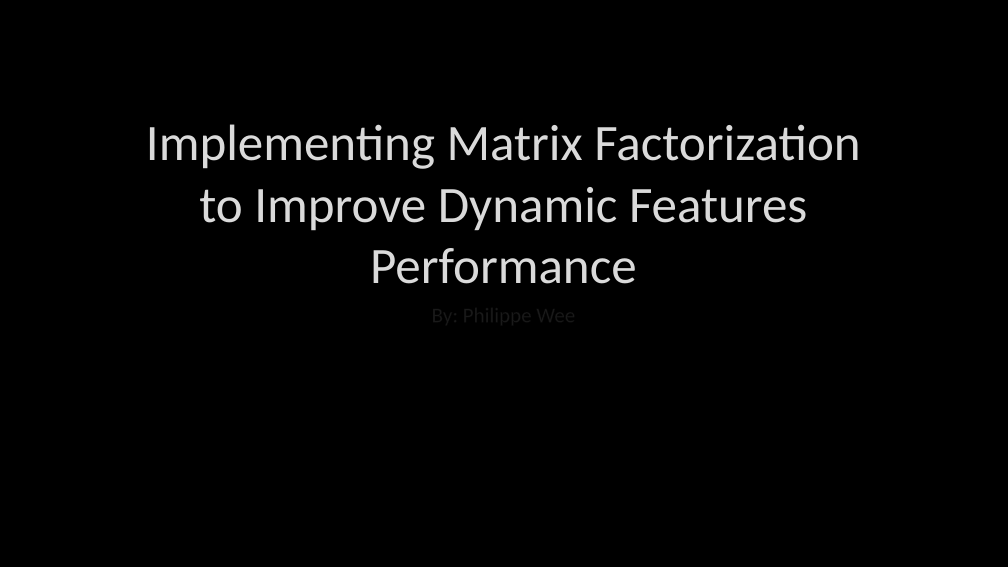
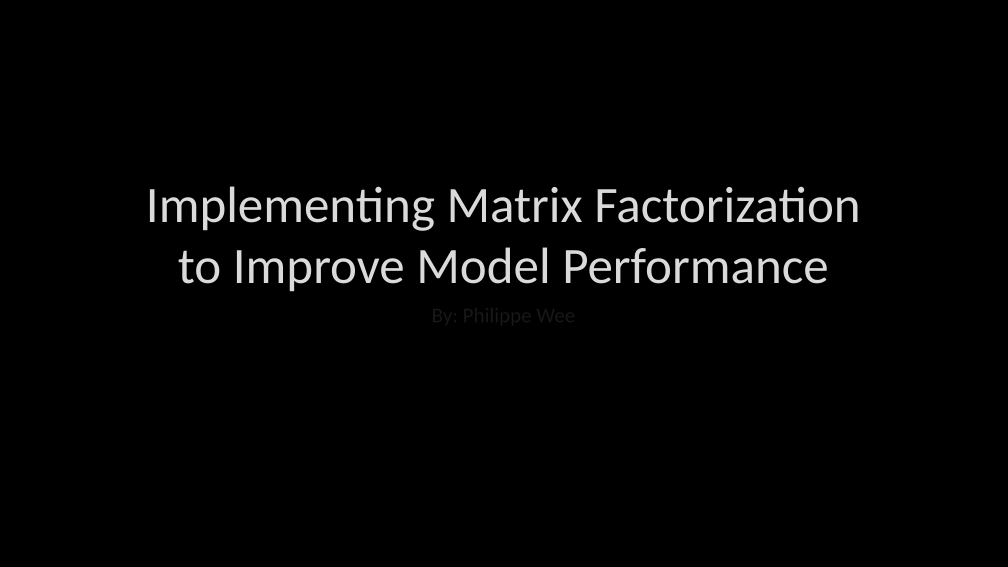
Before and after one commit to pdubz-sudo/dyno-matrix, a slide deck: slide 1 of presentation.pptx. Drawn at 1008x567 pixels with LibreOffice and Linux fonts; fonts in the diff are those of the drawing; background and template pictures are left out. Boxes give left, top, right and bottom in pixels: in the first picture for what was removed or moved away, otherwise in the second. Text is boxed around its words. In the diff, an @@ line names an element or a change of style, - is before the commit and + after.

Commit message:
presentation

```diff
--- a/presentation.pptx
+++ b/presentation.pptx
@@ title at (146,186,861,292): text changed @@
-Implementing Matrix Factorization to Improve Dynamic Features Performance
+Implementing Matrix Factorization to Improve Model Performance
```
Also in this commit, not shown: 1 other slide changed, 2 slides added, 2 slides removed.
